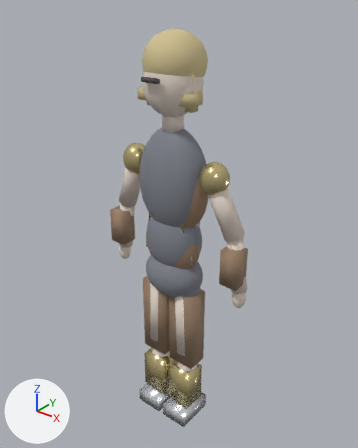
One commit to the glTF model assets/models/profile_leather.glb: the scene before it, then after it.
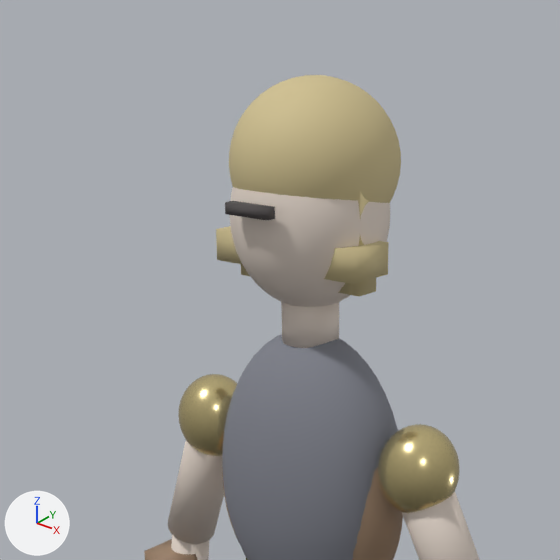
Each version is shown whole from a 50 mm camera at (1.53, -1.87, 2.45) aimed at (-0.01, 0.06, 1.25), then close up on the part from 15% to 75% of the width and 0% to 48% of the height. Arrows for +X, +Y and +Z are at lower left; the lights stay in place. The older version's two pictures come first. Vertices at exactly the same position are counted once.
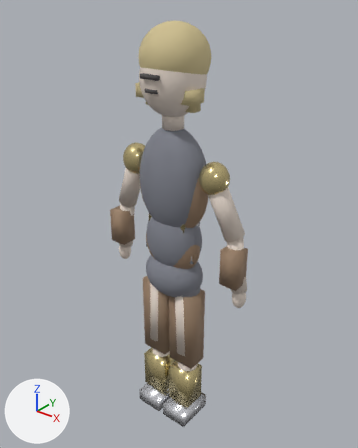
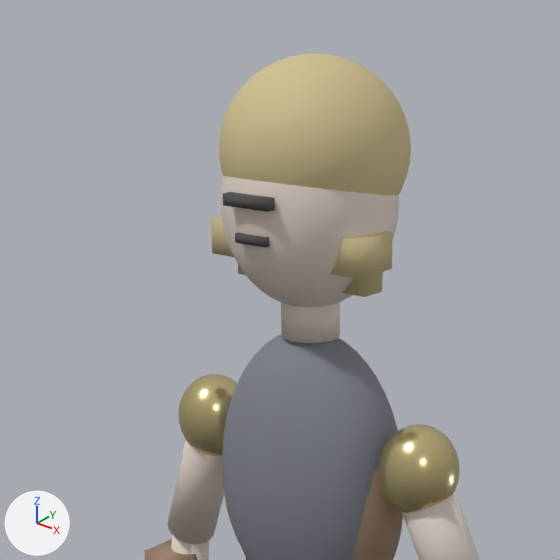
What changed in the scene script:
```text
Change me_sphere:
    used by ob_sphere; location = (0.0, 0.0, 2.03)
    remove me_sphere.from_pydata(...)  # 1106 vertices, 2208 faces; spans x -0.145..0.145, y -0.145..0.145, z -0.165..0.165
    add me_sphere.from_pydata(...)  # 1106 vertices, 2208 faces; spans x -0.16..0.16, y -0.16..0.16, z -0.185..0.185
    me_sphere part 1: the whole mesh is scaled about its middle by (1.1, 1.1, 1.12)
Change me_sphere_010:
    used by ob_sphere_010; location = (0.0, 0.015, 2.12)
    remove me_sphere_010.from_pydata(...)  # 1106 vertices, 2208 faces; spans x -0.152..0.152, y -0.155..0.155, z -0.145..0.145
    add me_sphere_010.from_pydata(...)  # 1106 vertices, 2208 faces; spans x -0.17..0.17, y -0.17..0.17, z -0.16..0.16
    me_sphere_010 part 2: the whole mesh is scaled about its middle by (1.12, 1.1, 1.1)
Change me_cube_002:
    used by ob_cube_002; location = (0.0, -0.028, 1.97)
    remove me_cube_002.from_pydata(...)  # 8 vertices, 12 faces; spans x -0.16..0.16, y -0.05..0.05, z -0.028..0.028
    add me_cube_002.from_pydata(...)  # 8 vertices, 12 faces; spans x -0.17..0.17, y -0.05..0.05, z -0.032..0.032
    me_cube_002 part 3: the whole mesh is scaled about its middle by (1.06, 1, 1.14)
Change me_cube_004:
    used by ob_cube_004; location = (0.11, -0.01, 2.02)
    remove me_cube_004.from_pydata(...)  # 8 vertices, 12 faces; spans x -0.03..0.03, y -0.025..0.025, z -0.11..0.11
    add me_cube_004.from_pydata(...)  # 8 vertices, 12 faces; spans x -0.032..0.032, y -0.026..0.026, z -0.12..0.12
    me_cube_004 part 4: the whole mesh is scaled about its middle by (1.07, 1.04, 1.09)
Change ob_sphere:
    ob_sphere.location: (0.0, 0.0, 2.03) -> (0.0, 0.0, 2.05)
Change ob_cylinder:
    ob_cylinder.location: (0.0, 0.0, 1.845) -> (0.0, 0.0, 1.86)
Change ob_sphere_010:
    ob_sphere_010.location: (0.0, 0.015, 2.12) -> (0.0, 0.015, 2.14)
Change ob_cube_002:
    ob_cube_002.location: (0.0, -0.028, 1.97) -> (0.0, -0.03, 1.985)
Change ob_cube_004:
    ob_cube_004.location: (0.11, -0.01, 2.02) -> (0.118, -0.006, 2.03)
Change ob_cube_005:
    ob_cube_005.location: (0.0, -0.162, 2.06) -> (0.0, -0.165, 2.075)
Change ob_cube_009:
    ob_cube_009.location: (-0.39, -0.002, 1.16) -> (0.0, 0.028, 1.27)
Change ob_cube_010:
    ob_cube_010.location: (0.39, -0.002, 1.16) -> (-0.39, -0.002, 1.16)
```

What differs and where, as boxes [x1, y1, x2, y2] in the close-ups (560 x 560 px):
'Sphere.010', moved, rescaled (12% wider, 11% taller)
    before: [229, 75, 401, 203]
    after: [219, 53, 411, 195]
'Sphere', moved, rescaled (11% wider, 9% taller)
    before: [230, 187, 390, 307]
    after: [221, 176, 399, 307]
'Cube.002', moved, rescaled (8% taller)
    before: [216, 226, 388, 284]
    after: [211, 216, 393, 279]
'Cylinder', moved
    before: [281, 302, 339, 348]
    after: [281, 302, 340, 343]
'Cube.005', moved
    before: [225, 201, 275, 220]
    after: [223, 192, 275, 212]
'Cube.004', moved, rescaled
    before: [338, 191, 376, 296]
    after: [342, 272, 383, 297]
'Cube.009', moved (not visible afterwards)
    before: [144, 539, 197, 560]
'Cube.010', moved (not visible before)
    after: [144, 539, 197, 560]
